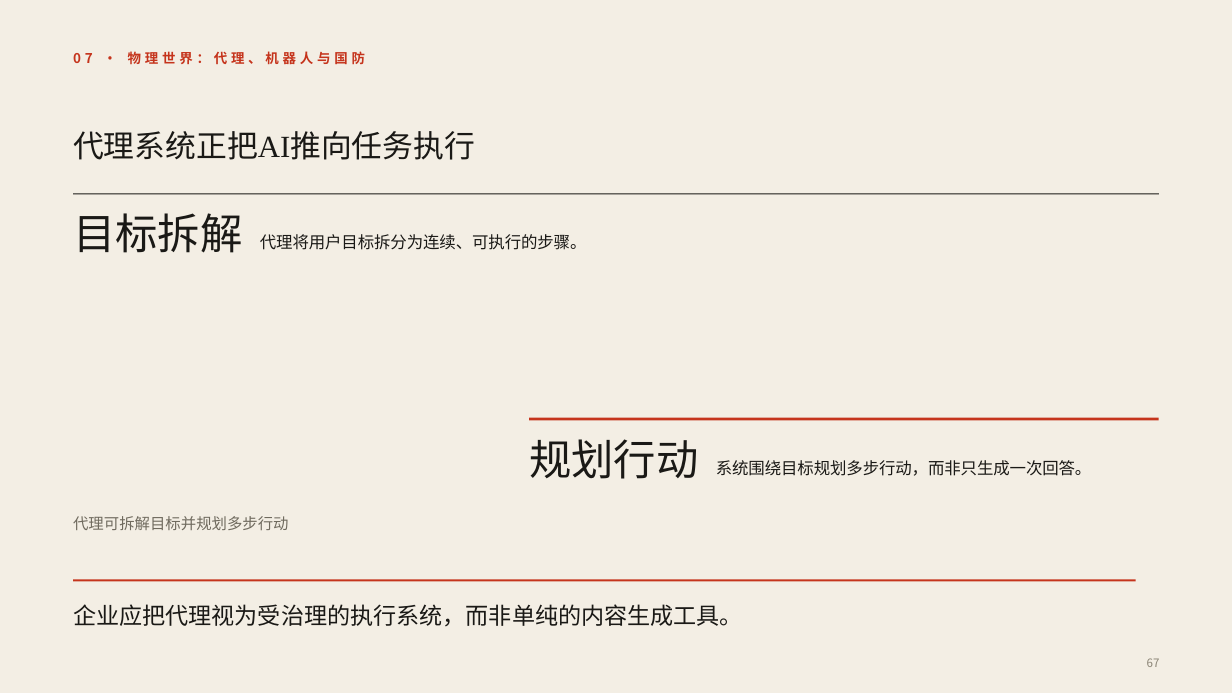
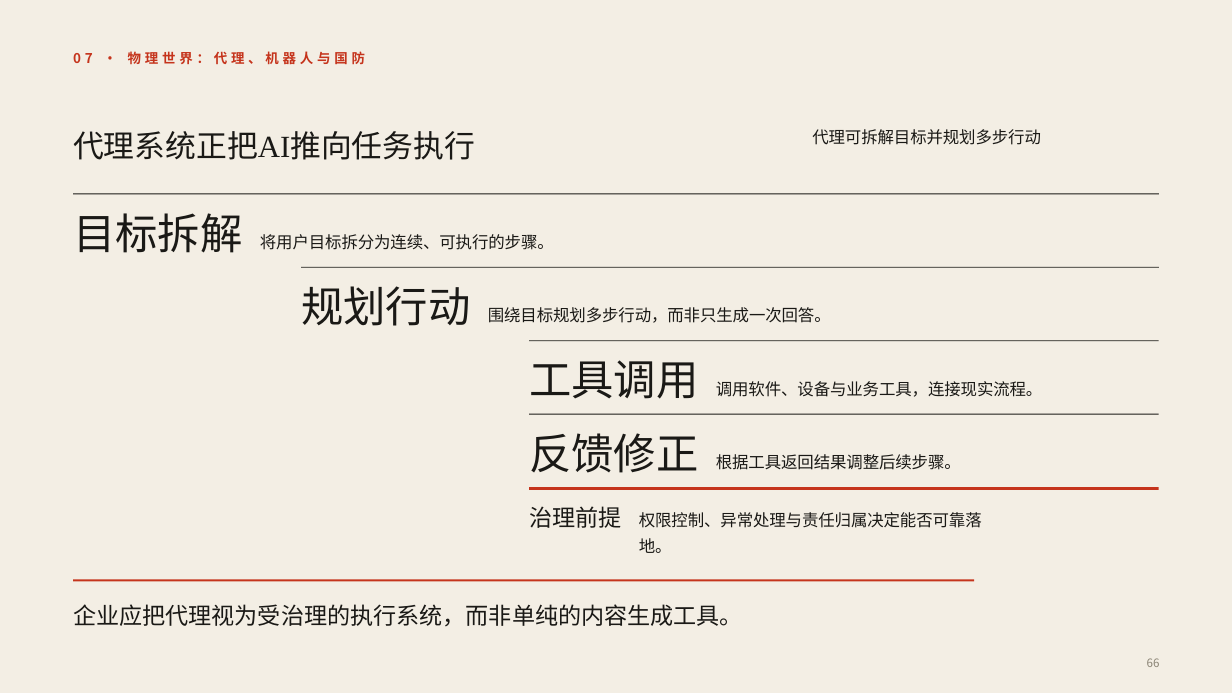
Before and after one commit to Liyilin66/ppt-agent, a slide deck: slide 66 of eval/results/scale-bond-100.pptx (slide 67 before the commit). Drawn at 1232x693 pixels with LibreOffice and Linux fonts; fonts in the diff are those of the drawing. Boxes give left, top, right and bottom in pixels: in the first picture for what was removed or moved away, otherwise in the second. Text is boxed around its words. In the diff, an @@ line names an element or a change of style, - is before the commit and + after.

```diff
--- a/eval/results/scale-bond-100.pptx
+++ b/eval/results/scale-bond-100.pptx
@@ text "代理可拆解目标并规划多步行动": place and size @@
-text "代理可拆解目标并规划多步行动" at box(73, 516, 289, 530)
+text "代理可拆解目标并规划多步行动" at box(812, 129, 1041, 145)
@@ text "代理可拆解目标并规划多步行动" at box(812, 129, 1041, 145): size 12 to 12.8 pt, text colour #6F6A5E to #1A1916; line spacing 19.2pt to 20.4pt @@
@@ text at box(260, 234, 554, 250): text changed @@
-代理将用户目标拆分为连续、可执行的步骤。
+将用户目标拆分为连续、可执行的步骤。
@@ rectangle added at box(301, 267, 1159, 268), fill #1A1916 @@
@@ text "规划行动": place and size @@
-text "规划行动" at box(529, 439, 698, 479)
+text "规划行动" at box(301, 286, 470, 326)
@@ text at box(488, 307, 831, 323): text changed @@
-系统围绕目标规划多步行动，而非只生成一次回答。
+围绕目标规划多步行动，而非只生成一次回答。
@@ rectangle added at box(530, 340, 1160, 341), fill #1A1916 @@
@@ text added at box(529, 360, 698, 399), 33 pt, text #1A1916 @@
+工具调用
@@ text added at box(716, 381, 1043, 397), 12.8 pt, text #1A1916 @@
+调用软件、设备与业务工具，连接现实流程。
@@ rectangle added at box(530, 414, 1160, 415), fill #1A1916 @@
@@ text added at box(529, 433, 698, 473), 33 pt, text #1A1916 @@
+反馈修正
@@ text added at box(716, 454, 961, 470), 12.8 pt, text #1A1916 @@
+根据工具返回结果调整后续步骤。
@@ text added at box(529, 506, 621, 528), 18 pt, text #1A1916 @@
+治理前提
@@ rectangle: place and size @@
-rectangle at box(530, 418, 1160, 421)
+rectangle at box(530, 487, 1160, 490)
@@ text added at box(639, 512, 982, 553), 12.8 pt, text #1A1916 @@
+权限控制、异常处理与责任归属决定能否可靠落地。
@@ rectangle: place and size @@
-rectangle at box(73, 579, 1136, 581)
+rectangle at box(73, 579, 974, 581)
@@ text at box(1147, 658, 1160, 667): text changed @@
-67
+66
```
Also in this commit, not shown: 66 other slides changed, 1 slide added, 2 slides removed, 5 other files.
